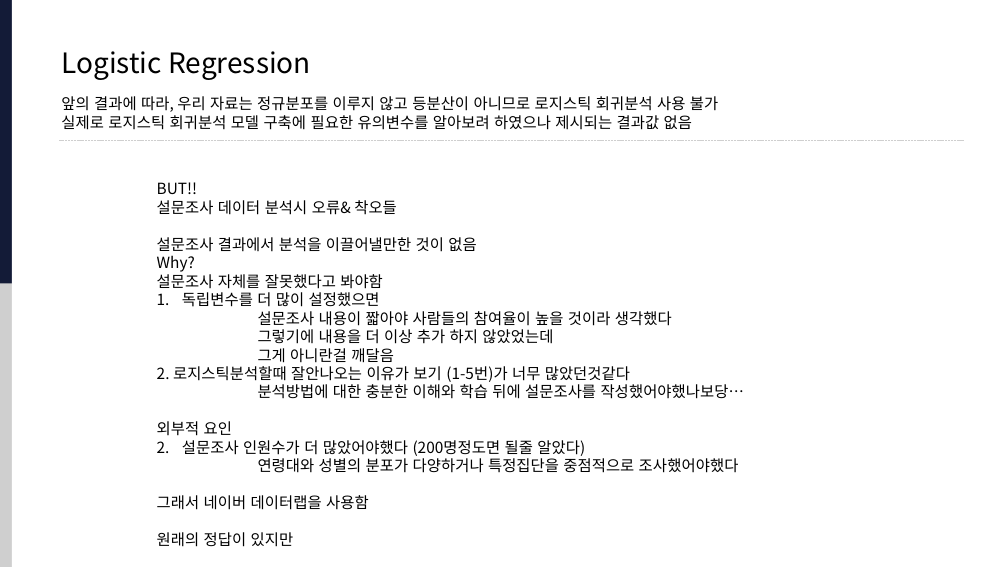
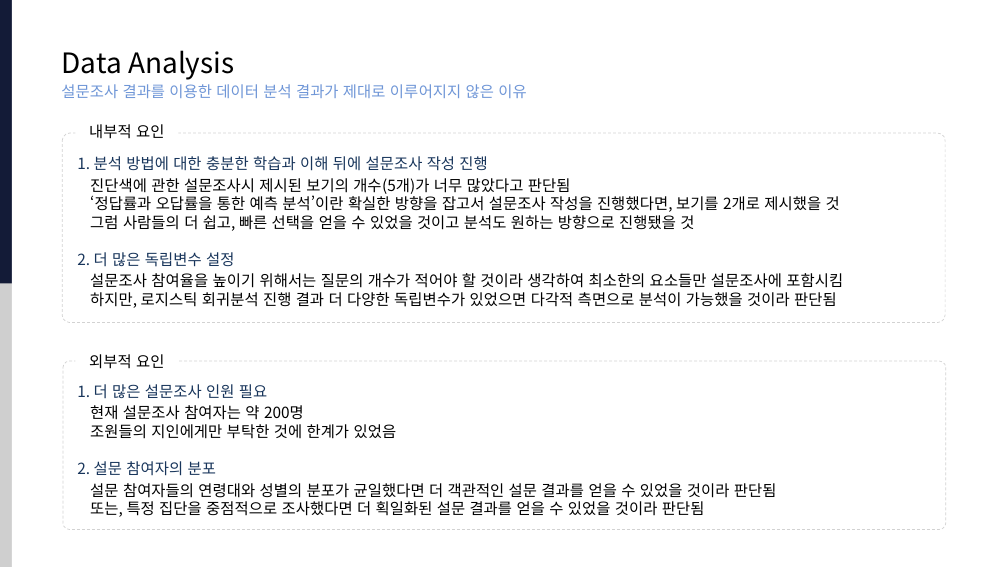
Before and after one commit to slmteruto/CAI, a slide deck: slide 14 of cys/PersonalColor Analysis Report.pptx (slide 12 before the commit). Drawn at 1008x567 pixels with LibreOffice and Linux fonts; fonts in the diff are those of the drawing. Boxes give left, top, right and bottom in pixels: in the first picture for what was removed or moved away, otherwise in the second. Text is boxed around its words. In the diff, an @@ line names an element or a change of style, - is before the commit and + after.

Commit message:
Analysis report is completion

```diff
--- a/cys/PersonalColor Analysis Report.pptx
+++ b/cys/PersonalColor Analysis Report.pptx
@@ text at <box>61,50,234,80</box>: text changed @@
-Logistic Regression
+Data Analysis
@@ text added at <box>61,84,526,98</box>, 11 pt, text #6F96D7 @@
+설문조사 결과를 이용한 데이터 분석 결과가 제대로 이루어지지 않은 이유
@@ text removed at <box>61,96,718,130</box> @@
-앞의 결과에 따라, 우리 자료는 정규분포를 이루지 않고 등분산이 아니므로 로지스틱 회귀분석 사용 불가
-실제로 로지스틱 회귀분석 모델 구축에 필요한 유의변수를 알아보려 하였으나 제시되는 결과값 없음
@@ line removed from (59, 141) to (965, 141) @@
@@ rounded rectangle added at <box>62,133,946,323</box>, outline #D2D2D2 0.5 pt dashed @@
@@ text added at <box>89,124,164,139</box>, 11 pt, text #000000 @@
+내부적 요인
@@ text added at <box>77,156,843,308</box>, 11 pt, text #000000 @@
+1. 분석 방법에 대한 충분한 학습과 이해 뒤에 설문조사 작성 진행
+진단색에 관한 설문조사시 제시된 보기의 개수(5개)가 너무 많았다고 판단됨
+‘정답률과 오답률을 통한 예측 분석’이란 확실한 방향을 잡고서 설문조사 작성을 진행했다면, 보기를 2개로 제시했을 것
+그럼 사람들의 더 쉽고, 빠른 선택을 얻을 수 있었을 것이고 분석도 원하는 방향으로 진행됐을 것
+2. 더 많은 독립변수 설정
+설문조사 참여율을 높이기 위해서는 질문의 개수가 적어야 할 것이라 생각하여 최소한의 요소들만 설문조사에 포함시킴
+하지만, 로지스틱 회귀분석 진행 결과 더 다양한 독립변수가 있었으면 다각적 측면으로 분석이 가능했을 것이라 판단됨
@@ text removed at <box>157,182,744,547</box> @@
-BUT!!
-설문조사 데이터 분석시 오류& 착오들
-설문조사 결과에서 분석을 이끌어낼만한 것이 없음
-Why?
-설문조사 자체를 잘못했다고 봐야함
-1. 독립변수를 더 많이 설정했으면
-설문조사 내용이 짧아야 사람들의 참여율이 높을 것이라 생각했다
-그렇기에 내용을 더 이상 추가 하지 않았었는데
-그게 아니란걸 깨달음
-2. 로지스틱분석할때 잘안나오는 이유가 보기 (1-5번)가 너무 많았던것같다
-분석방법에 대한 충분한 이해와 학습 뒤에 설문조사를 작성했어야했나보당…
-외부적 요인
-1. 설문조사 인원수가 더 많았어야했다 (200명정도면 될줄 알았다)
-연령대와 성별의 분포가 다양하거나 특정집단을 중점적으로 조사했어야했다
-그래서 네이버 데이터랩을 사용함
-원래의 정답이 있지만
@@ text added at <box>89,354,164,369</box>, 11 pt, text #000000 @@
+외부적 요인
@@ rounded rectangle added at <box>62,361,946,529</box>, outline #D2D2D2 0.5 pt dashed @@
@@ text added at <box>77,384,777,517</box>, 11 pt, text #000000 @@
+1. 더 많은 설문조사 인원 필요
+현재 설문조사 참여자는 약 200명
+조원들의 지인에게만 부탁한 것에 한계가 있었음
+2. 설문 참여자의 분포
+설문 참여자들의 연령대와 성별의 분포가 균일했다면 더 객관적인 설문 결과를 얻을 수 있었을 것이라 판단됨
+또는, 특정 집단을 중점적으로 조사했다면 더 획일화된 설문 결과를 얻을 수 있었을 것이라 판단됨
```
Also in this commit, not shown: 4 other slides changed, 9 slides added, 13 slides removed.
